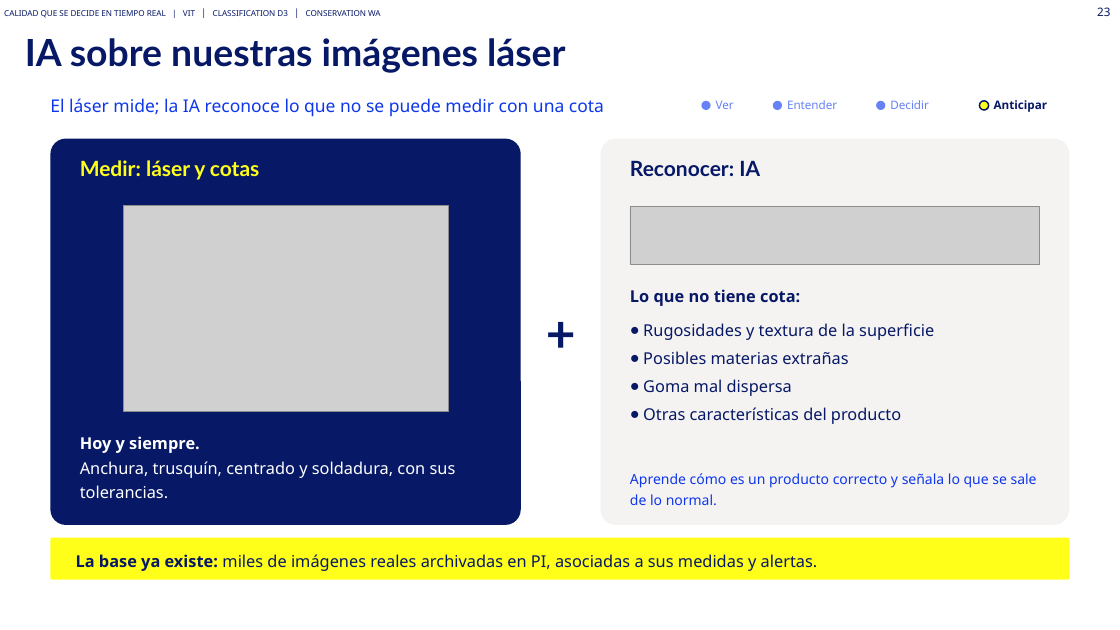
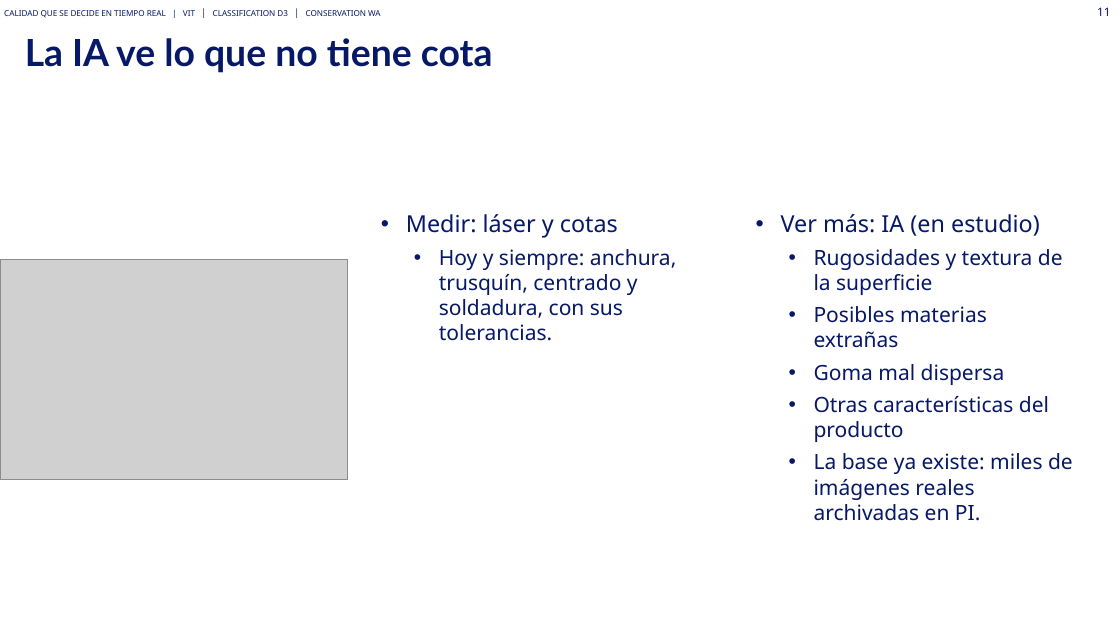
Before and after one commit to Asierenux/blank-app, a slide deck: slide 11 of presentaciones/Michelin_Hyundai_Fabricacion_Digital_ES_plantilla2026.pptx (slide 23 before the commit). Drawn at 1120x630 pixels with LibreOffice and Linux fonts; fonts in the diff are those of the drawing; grey boxes stand for pictures. Boxes give left, top, right and bottom in pixels: in the first picture for what was removed or moved away, otherwise in the second. Text is boxed around its words. In the diff, an @@ line names an element or a change of style, - is before the commit and + after.

```diff
--- a/presentaciones/Michelin_Hyundai_Fabricacion_Digital_ES_plantilla2026.pptx
+++ b/presentaciones/Michelin_Hyundai_Fabricacion_Digital_ES_plantilla2026.pptx
@@ page number at box(1097, 7, 1110, 16): text changed @@
-23
+11
@@ title at box(25, 38, 493, 73): text changed @@
-IA sobre nuestras imágenes láser
+La IA ve lo que no tiene cota
@@ text removed at box(50, 98, 604, 117) @@
-El láser mide; la IA reconoce lo que no se puede medir con una cota
@@ ellipse removed at box(702, 101, 711, 110) @@
@@ text removed at box(716, 101, 734, 109) @@
-Ver
@@ ellipse removed at box(773, 101, 782, 110) @@
@@ text removed at box(787, 100, 837, 109) @@
-Entender
@@ ellipse removed at box(876, 101, 886, 110) @@
@@ text removed at box(890, 100, 929, 109) @@
-Decidir
@@ ellipse removed at box(980, 101, 989, 110) @@
@@ text removed at box(994, 100, 1047, 112) @@
-Anticipar
@@ rounded rectangle removed at box(50, 139, 521, 525) @@
@@ rounded rectangle removed at box(601, 139, 1070, 525) @@
@@ text removed at box(80, 160, 259, 180) @@
-Medir: láser y cotas
@@ text removed at box(630, 160, 760, 176) @@
-Reconocer: IA
@@ rectangle removed at box(80, 202, 492, 416) @@
@@ picture removed at box(630, 206, 1040, 264) @@
@@ text at box(406, 214, 676, 341): text changed; size 14 to 18 pt; text colour #FFFFFF to #061866 @@
-Hoy y siempre.
-Anchura, trusquín, centrado y soldadura, con sus tolerancias.
+• Medir: láser y cotas
+  • Hoy y siempre: anchura, trusquín, centrado y soldadura, con sus tolerancias.
@@ text added at box(781, 214, 1073, 521), 18 pt, text #061866 @@
+• Ver más: IA (en estudio)
+  • Rugosidades y textura de la superficie
+  • Posibles materias extrañas
+  • Goma mal dispersa
+  • Otras características del producto
+  • La base ya existe: miles de imágenes reales archivadas en PI.
@@ picture: place and size @@
-picture at box(124, 206, 449, 412)
+picture at box(0, 260, 348, 480)
@@ text removed at box(525, 298, 597, 365) @@
-+
@@ text removed at box(630, 289, 800, 306) @@
-Lo que no tiene cota:
@@ text removed at box(643, 323, 934, 424) @@
-● Rugosidades y textura de la superficie
-● Posibles materias extrañas
-● Goma mal dispersa
-● Otras características del producto
@@ text removed at box(630, 473, 1037, 505) @@
-Aprende cómo es un producto correcto y señala lo que se sale de lo normal.
@@ rounded rectangle removed at box(50, 538, 1070, 580) @@
@@ text removed at box(76, 554, 818, 571) @@
-La base ya existe: miles de imágenes reales archivadas en PI, asociadas a sus medidas y alertas.
```
Also in this commit, not shown: 23 other slides changed, 2 slides added, 2 slides removed, 1 other file.
